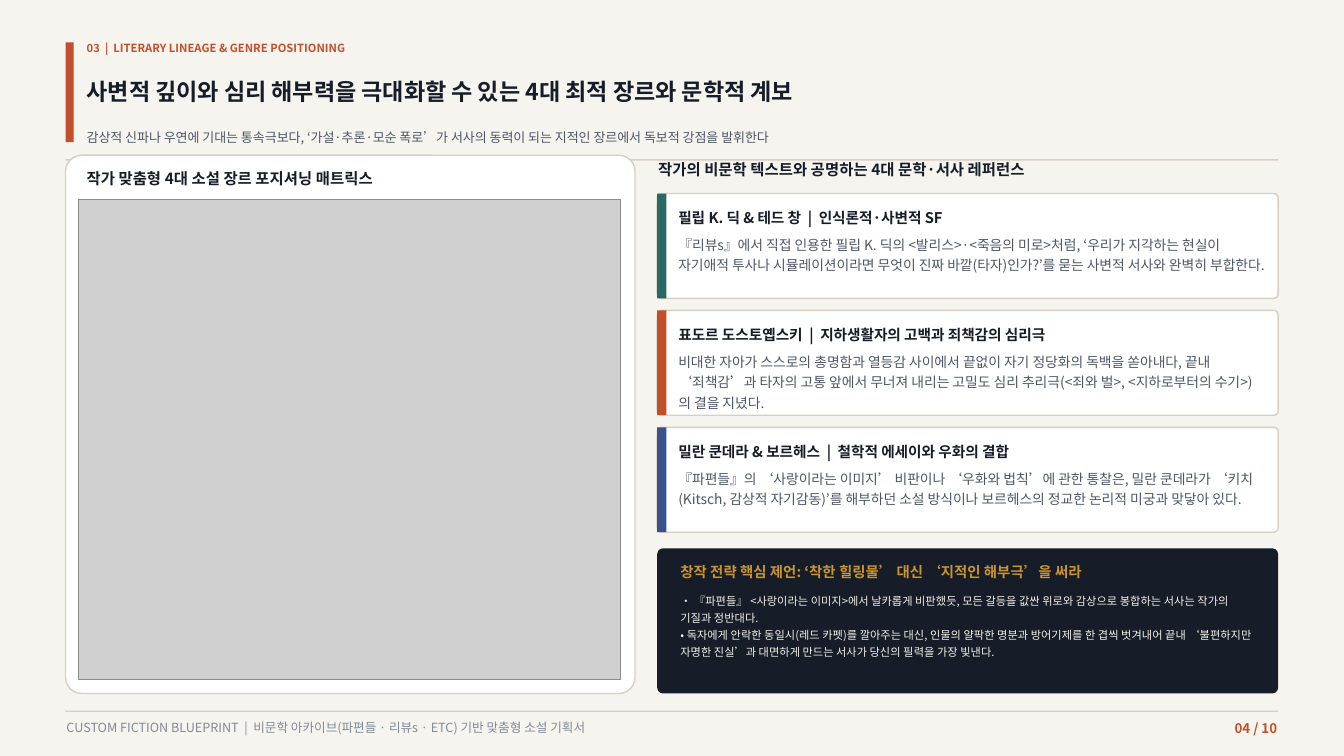
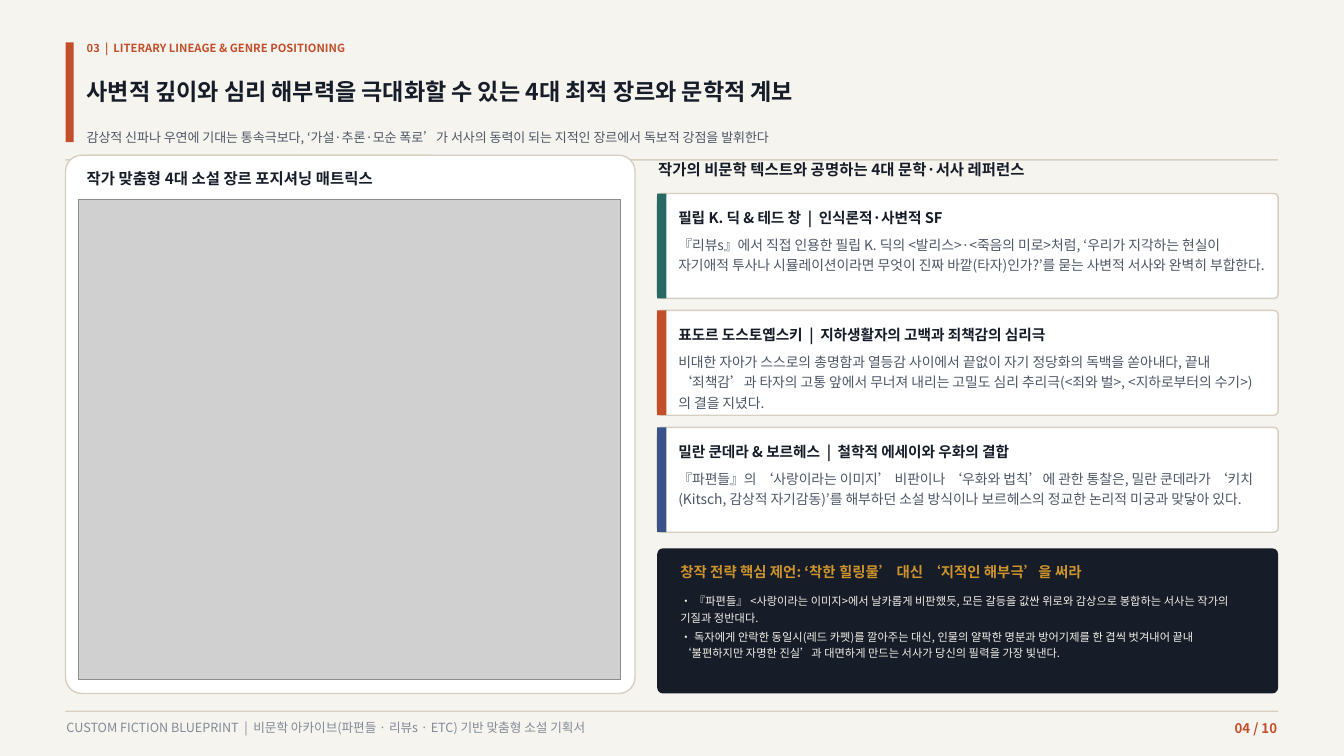
Before and after one commit to lietzsche/dev-lab, a slide deck: slide 4 of 맞춤형_소설기획_제안서.pptx. Drawn at 1344x756 pixels with LibreOffice and Linux fonts; fonts in the diff are those of the drawing; grey boxes stand for pictures. Boxes give left, top, right and bottom in pixels: in the first picture for what was removed or moved away, otherwise in the second. Text is boxed around its words. In the diff, an @@ line names an element or a change of style, - is before the commit and + after.

Commit message:
PPTX 줄바꿈을 독립 문단으로 안정화

```diff
--- a/맞춤형_소설기획_제안서.pptx
+++ b/맞춤형_소설기획_제안서.pptx
@@ text at (680, 595, 1228, 658): text changed @@
-• 『파편들』 <사랑이라는 이미지>에서 날카롭게 비판했듯, 모든 갈등을 값싼 위로와 감상으로 봉합하는 서사는 작가의 기질과 정반대다.
-• 독자에게 안락한 동일시(레드 카펫)를 깔아주는 대신, 인물의 얄팍한 명분과 방어기제를 한 겹씩 벗겨내어 끝내 ‘불편하지만 자명한 진실’과 대면하게 만드는 서사가 당신의 필력을 가장 빛낸다.
+• 『파편들』 <사랑이라는 이미지>에서 날카롭게 비판했듯, 모든 갈등을 값싼 위로와 감상으로 봉합하는 서사는 작가의 기질과 정반대다.
+• 독자에게 안락한 동일시(레드 카펫)를 깔아주는 대신, 인물의 얄팍한 명분과 방어기제를 한 겹씩 벗겨내어 끝내 ‘불편하지만 자명한 진실’과 대면하게 만드는 서사가 당신의 필력을 가장 빛낸다.
```
Also in this commit, not shown: 4 other slides changed, 8 other files.
